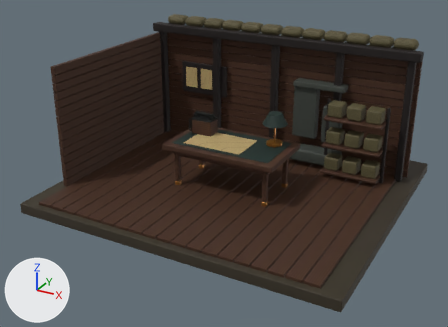
The glTF model apps/web/public/history/ww1-field-station/room.glb as it was, and as the next commit left it.
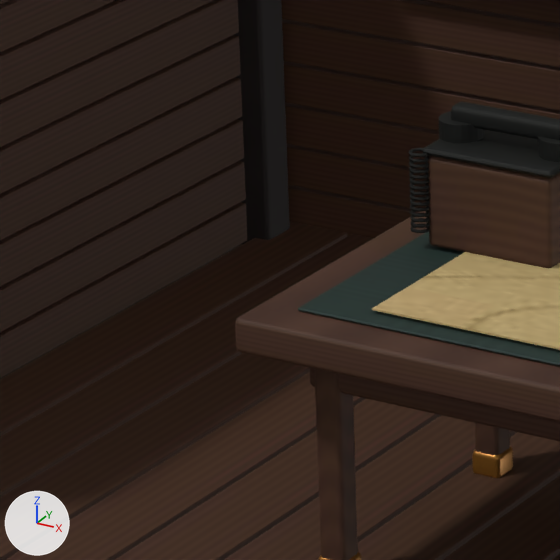
There are two pictures of each version: one whole from a camera (50 mm lens) standing at (7.45, -13.67, 7.67) and looking at (-0.12, 0.1, 0.79), one close up on the part from 28% to 47% of the width and 29% to 55% of the height. Every picture has the same lights, and +X, +Y and +Z are marked at lower left. The first two pictures are the older version. Where no turn or scale is listed for an object, it has been applied to the vertices.

Names of what the first close-up shows: 'Blank contour study', 'Brass leg shoe', 'Duckboard', 'Leather writing insert', 'Shelter upright', 'Telephone top' and 1 more.
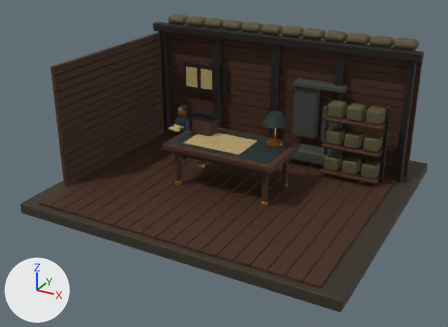
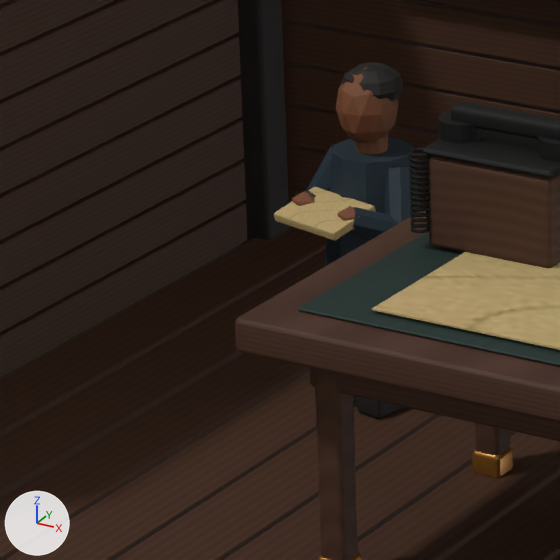
Pixel boxes [x1, y1, x2, y2] of what changed, in the close-ups (560 x 560 px):
'Figure trouser', added
    after: [295, 137, 419, 266]
'Figure collar', added (brown)
    after: [292, 67, 398, 231]
'Figure illustrative blank folio', added (brown)
    after: [274, 187, 376, 241]
'Figure shoe', added
    after: [341, 62, 406, 418]

What changed in the scene script:
```text
Add img_illustrative_figure_indigo_cloth_surface:
    img_illustrative_figure_indigo_cloth_surface = load_image('Illustrative figure indigo cloth surface', '_unpacked/Illustrative_figure_indigo_cloth_surface', 256, 256, 'sRGB')
Add img_illustrative_figure_dark_umber_surface:
    img_illustrative_figure_dark_umber_surface = load_image('Illustrative figure dark umber surface', '_unpacked/Illustrative_figure_dark_umber_surface', 256, 256, 'sRGB')
Add img_illustrative_figure_warm_clay_surface:
    img_illustrative_figure_warm_clay_surface = load_image('Illustrative figure warm clay surface', '_unpacked/Illustrative_figure_warm_clay_surface', 256, 256, 'sRGB')
Add mat_illustrative_figure_indigo_cloth:
    mat_illustrative_figure_indigo_cloth = principled_material('Illustrative figure indigo cloth')
    mat_illustrative_figure_indigo_cloth.texture = img_illustrative_figure_indigo_cloth_surface
    mat_illustrative_figure_indigo_cloth.roughness = 0.72
Add mat_illustrative_figure_dark_umber:
    mat_illustrative_figure_dark_umber = principled_material('Illustrative figure dark umber')
    mat_illustrative_figure_dark_umber.texture = img_illustrative_figure_dark_umber_surface
    mat_illustrative_figure_dark_umber.roughness = 0.72
Add mat_illustrative_figure_warm_clay:
    mat_illustrative_figure_warm_clay = principled_material('Illustrative figure warm clay')
    mat_illustrative_figure_warm_clay.texture = img_illustrative_figure_warm_clay_surface
    mat_illustrative_figure_warm_clay.roughness = 0.72
Add me_cylinder_004:
    me_cylinder_004.from_pydata(...)  # 116 vertices, 204 faces; spans x -0.26..0.423, y -0.395..0.211, z -0.31..0.84
    me_cylinder_004.materials.append(mat_illustrative_figure_indigo_cloth)  # picture img_illustrative_figure_indigo_cloth_surface
Add me_cube_118:
    me_cube_118.from_pydata(...)  # 174 vertices, 336 faces; spans x -0.1..0.3, y -0.19..0.18, z -0.06..1.62
    me_cube_118.materials.append(mat_illustrative_figure_dark_umber)  # picture img_illustrative_figure_dark_umber_surface
Add me_cube_120:
    me_cube_120.from_pydata(...)  # 56 vertices, 108 faces; spans x -0.224..0.224, y -0.178..0.178, z -0.051..0.051
    me_cube_120.materials.append(mat_illustrative_parchment)  # picture img_illustrative_parchment_surface
Add me_cylinder_006:
    me_cylinder_006.from_pydata(...)  # 86 vertices, 156 faces; spans x -0.271..0.14, y -0.386..0.124, z -0.328..0.377
    me_cylinder_006.materials.append(mat_illustrative_figure_warm_clay)  # picture img_illustrative_figure_warm_clay_surface
Add ob_figure_trouser:
    ob_figure_trouser = bpy.data.objects.new('Figure trouser', me_cylinder_004)
    ob_figure_trouser.location = (-2.352, 1.423, 0.5)
Add ob_figure_shoe:
    ob_figure_shoe = bpy.data.objects.new('Figure shoe', me_cube_118)
    ob_figure_shoe.location = (-2.363, 1.374, 0.13)
Add ob_figure_illustrative_blank_folio:
    ob_figure_illustrative_blank_folio = bpy.data.objects.new('Figure illustrative blank folio', me_cube_120)
    ob_figure_illustrative_blank_folio.location = (-2.32, 1.088, 1.11)
Add ob_figure_collar:
    ob_figure_collar = bpy.data.objects.new('Figure collar', me_cylinder_006)
    ob_figure_collar.location = (-2.25, 1.4, 1.37)
```
